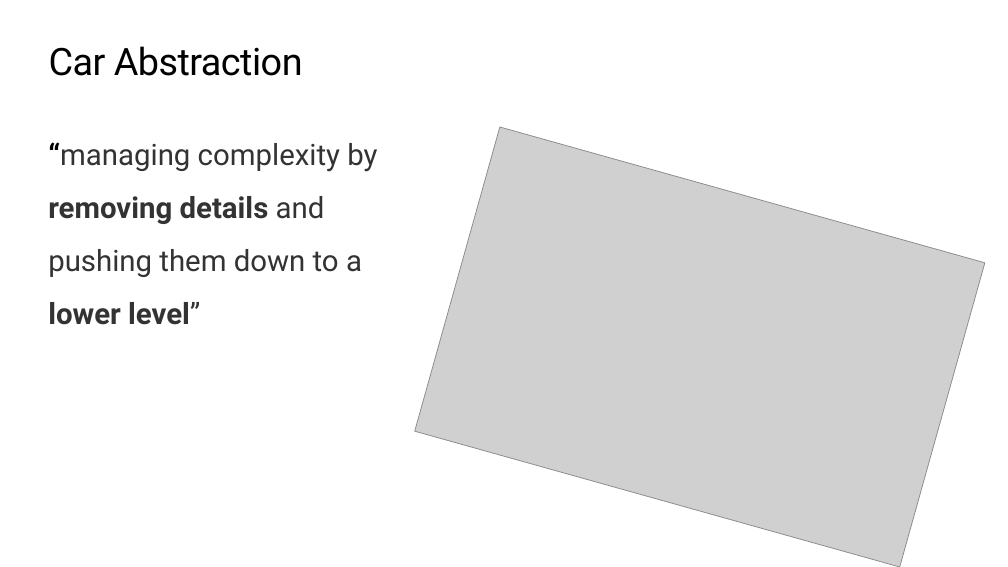
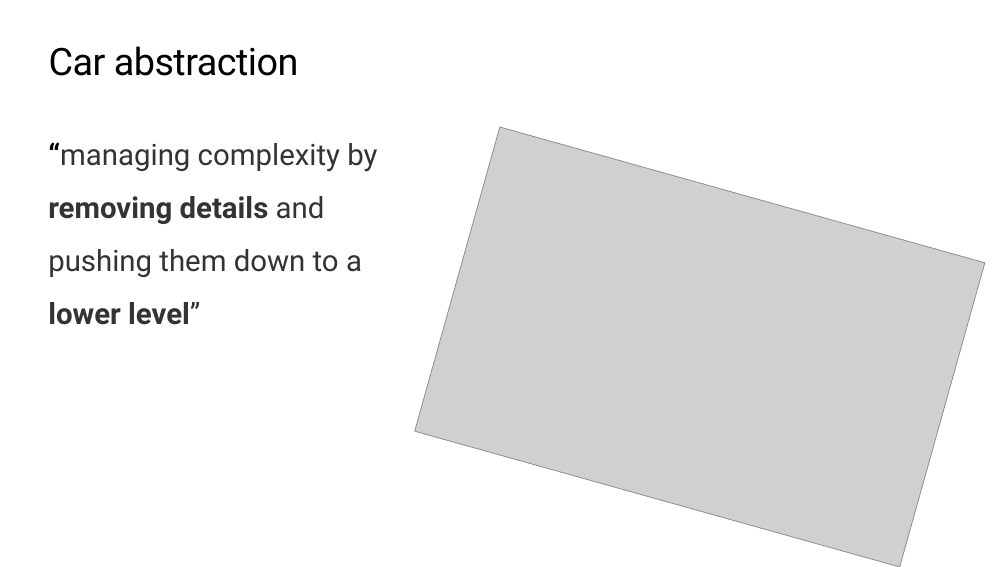
Before and after one commit to TEALSK12/2nd-semester-introduction-to-computer-science, a slide deck: slide 6 of units/3_unit/slidedecks/Intro Python 3.02 TEALS.pptx. Drawn at 1008x567 pixels with LibreOffice and Linux fonts; fonts in the diff are those of the drawing; grey boxes stand for pictures; background and template pictures are left out. Boxes give left, top, right and bottom in pixels: in the first picture for what was removed or moved away, otherwise in the second. Text is boxed around its words. In the diff, an @@ line names an element or a change of style, - is before the commit and + after.

```diff
--- a/units/3_unit/slidedecks/Intro Python 3.02 TEALS.pptx
+++ b/units/3_unit/slidedecks/Intro Python 3.02 TEALS.pptx
@@ title at (49, 46, 299, 76): text changed @@
-Car Abstraction
+Car abstraction
```
Also in this commit, not shown: 14 other slides changed.
